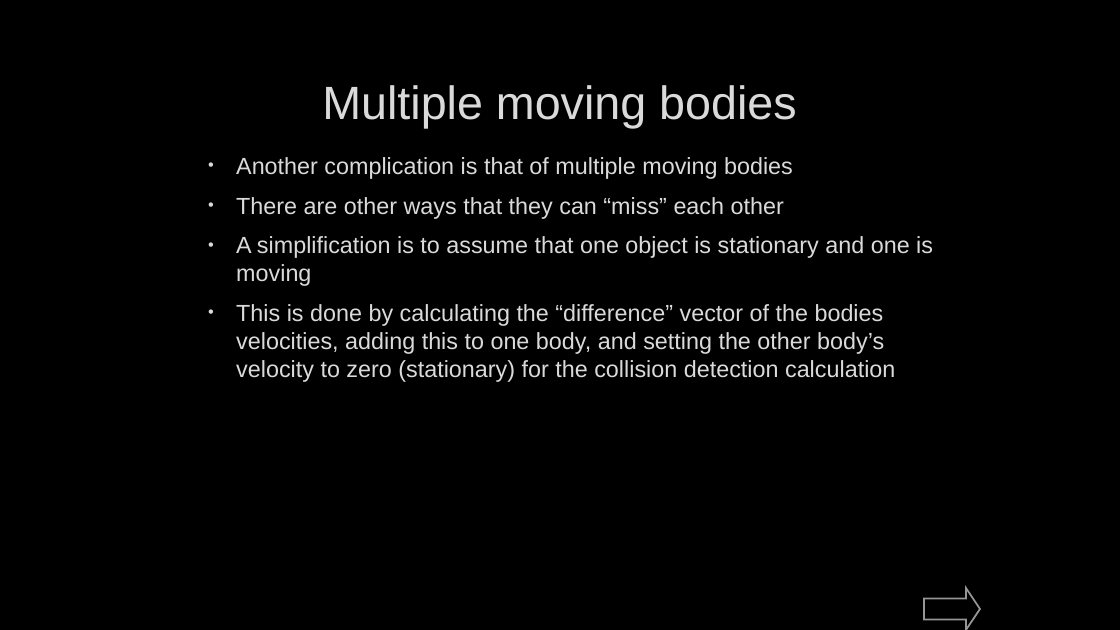
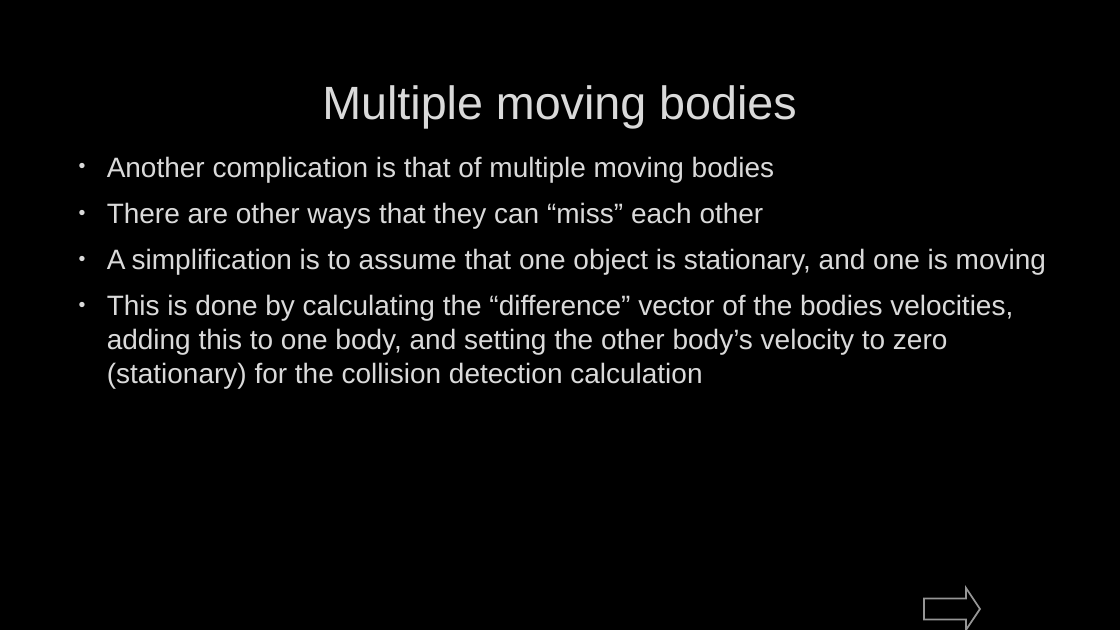
Before and after one commit to FeeneyCodes/GDP202425, a slide deck: slide 17 of 6022_Phys_2_(2025)/Day2Day/W01/6022_W25_W01D01_Course_Intro_Dynamic_Intersections.pptx.pptx (slide 15 before the commit). Drawn at 1120x630 pixels with LibreOffice and Linux fonts; fonts in the diff are those of the drawing; background and template pictures are left out. Boxes give left, top, right and bottom in pixels: in the first picture for what was removed or moved away, otherwise in the second. Text is boxed around its words. In the diff, an @@ line names an element or a change of style, - is before the commit and + after.

```diff
--- a/6022_Phys_2_(2025)/Day2Day/W01/6022_W25_W01D01_Course_Intro_Dynamic_Intersections.pptx.pptx
+++ b/6022_Phys_2_(2025)/Day2Day/W01/6022_W25_W01D01_Course_Intro_Dynamic_Intersections.pptx.pptx
@@ text "Another complication is that of ...": place and size @@
-text "Another complication is that of ..." at (236, 157, 933, 382)
+text "Another complication is that of ..." at (107, 156, 1046, 388)
@@ text at (107, 156, 1013, 388): size 20 to 24 pt in "Another complication is that of multiple moving ...", "There are other ways that they can ...", "This is done by calculating the “difference” ..." @@
@@ text at (107, 248, 1046, 274): text changed; size 20 to 24 pt @@
-• A simplification is to assume that one object is stationary and one is moving
+• A simplification is to assume that one object is stationary, and one is moving
```
Also in this commit, not shown: 1 other slide changed, 8 slides added, 28 other files.
